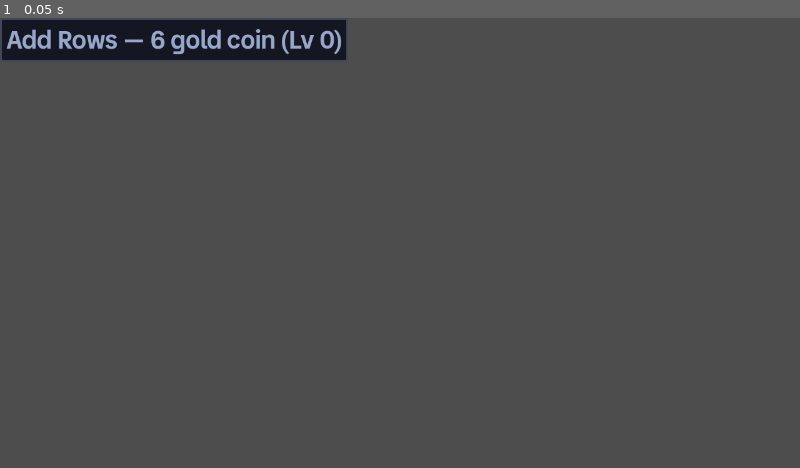
Above: before the commit, frame 1.
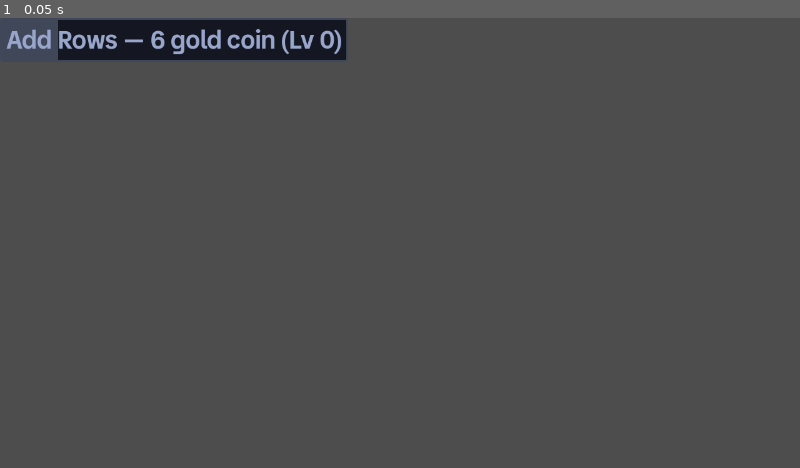
Above: after the commit, the same moment.

Repository: kjbrown-sandbox/pleenko
Game: Godot game, scene res://entities/upgrade_row/upgrade_row.tscn
The game is run twice, just before and just after one commit, with the same random seed, the same clock (stepped at 60 frames per second) and the same inputs. This scene is started directly instead of the project's main scene.
Inputs:
- Up to frame 1 (0.05 s): no input

The runs differ from the first frame. In frame 1, 0.5% of the frame differs, in the area x 0-8%, y 0-10%.

Commit message:
Make upgrades be by affordance, not current level

Diff:
--- a/entities/plinko_board/upgrade_section.tscn
+++ b/entities/plinko_board/upgrade_section.tscn
@@ -9,9 +9,9 @@
 anchors_preset = 1
 anchor_left = 1.0
 anchor_right = 1.0
-offset_left = 870.0
+offset_left = 220.0
 offset_top = 50.0
-offset_right = 1670.0
+offset_right = 1020.0
 offset_bottom = 90.0
 grow_horizontal = 0
 theme_override_constants/separation = 30
--- a/entities/upgrade_row/upgrade_row.gd
+++ b/entities/upgrade_row/upgrade_row.gd
@@ -166,7 +166,7 @@
 	_base_label.text = display_text
 	_fill_label.text = display_text
 
-	_update_fill(state)
+	_update_fill(state, at_max)
 
 	var is_disabled := not UpgradeManager.can_buy(_board_type, _upgrade_type)
 	purchase_button.disabled = is_disabled
@@ -198,12 +198,15 @@
 	_fill_label.position = Vector2.ZERO
 
 
-func _update_fill(state: UpgradeManager.UpgradeState) -> void:
+func _update_fill(state: UpgradeManager.UpgradeState, at_max: bool) -> void:
 	if not _fill_clip:
 		return
 	var fill_percent := 0.0
-	if state.current_cap > 0:
-		fill_percent = clampf(float(state.level) / float(state.current_cap), 0.0, 1.0)
+	if at_max:
+		fill_percent = 1.0
+	elif state.cost > 0:
+		var balance: int = CurrencyManager.get_balance(Enums.currency_for_board(_board_type))
+		fill_percent = clampf(float(balance) / float(state.cost), 0.0, 1.0)
 	_fill_clip.anchor_right = fill_percent
 	_fill_clip.offset_right = 0
 
